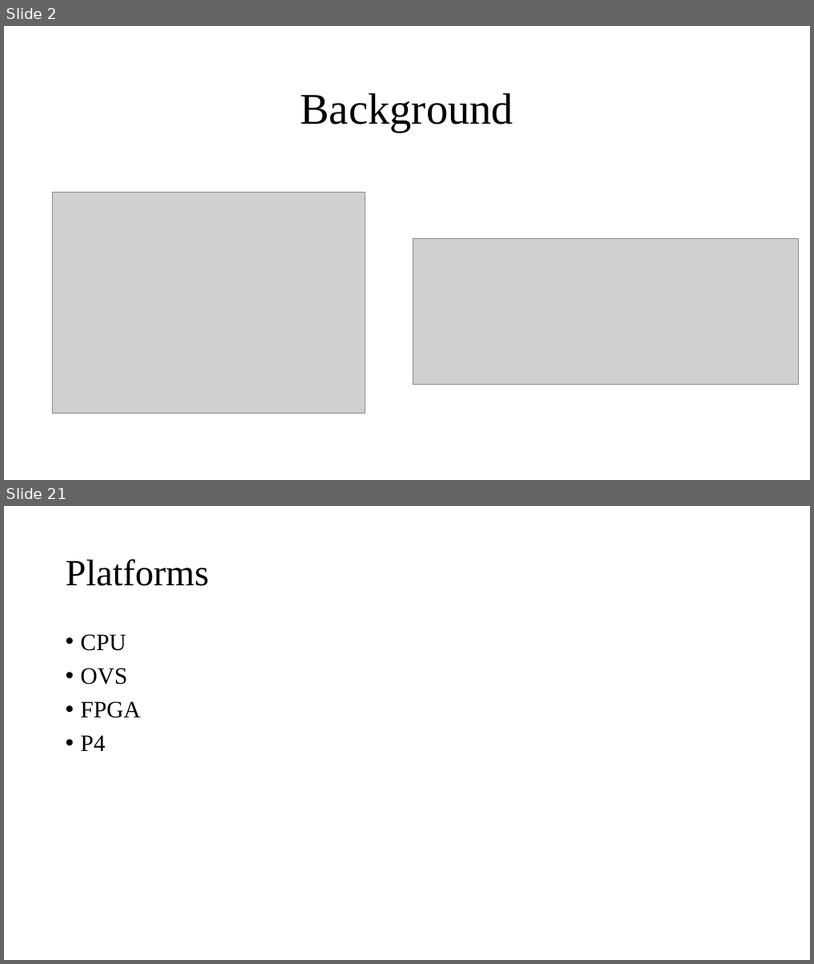
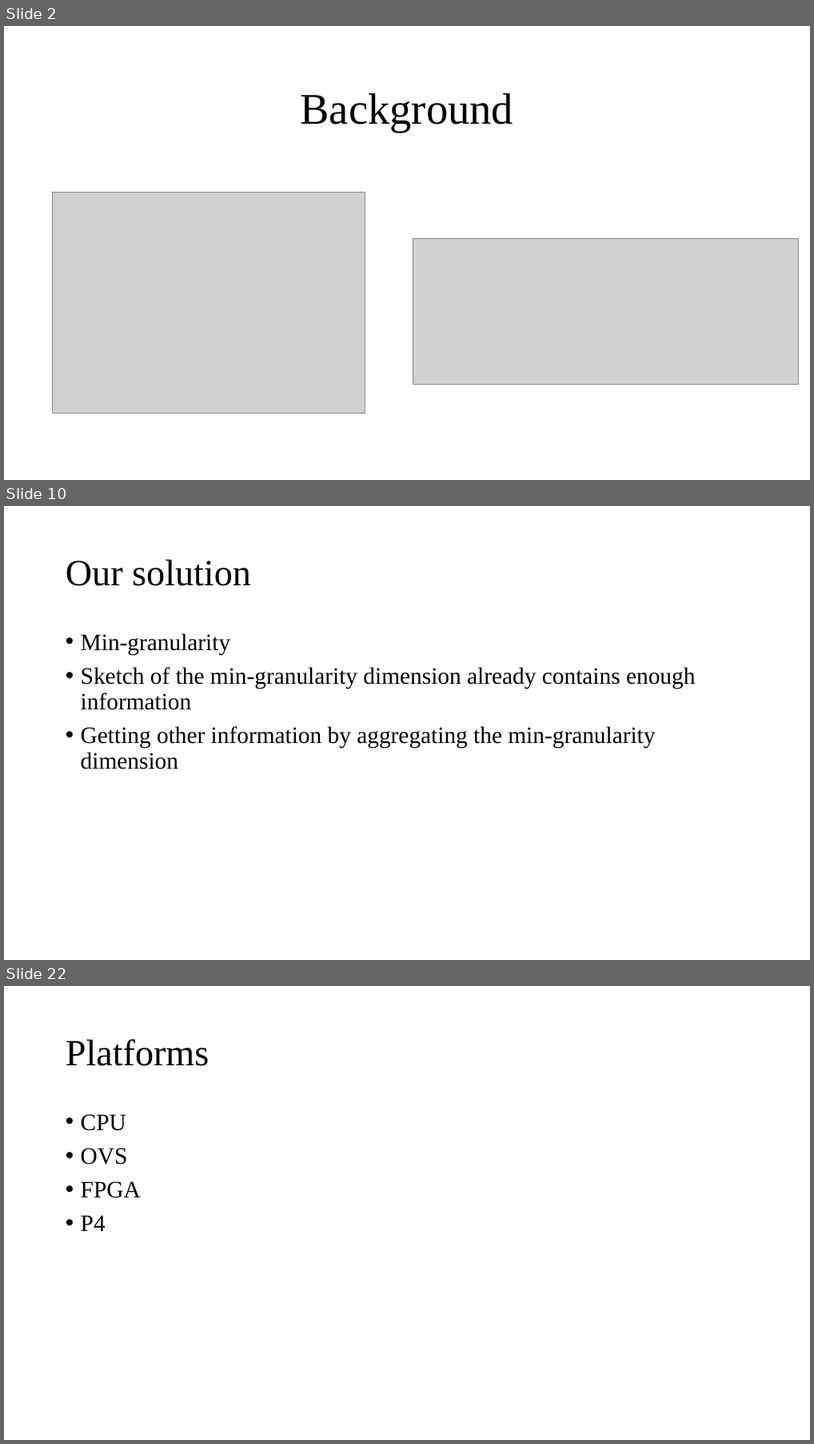
Before and after one commit to Lipox/Dimension, a slide deck: dimensions.pptx. Shown one above the other, each under a label of ours: slides 2 and 21 before the commit, slides 2, 10 and 22 after it; the slides between them are not shown. The pictures are 814x964 and 814x1444 pixels, drawn with LibreOffice and Linux fonts; fonts in the diff are those of the drawing; grey boxes stand for pictures. Boxes give left, top, right and bottom in pixels: in the first picture for what was removed or moved away, otherwise in the second. Text is boxed around its words. In the diff, an @@ line names an element or a change of style, - is before the commit and + after.

```diff
--- a/dimensions.pptx
+++ b/dimensions.pptx
@@ slide 10 added at [4, 506, 810, 960], background #FFFFFF @@
@@ title added at [66, 560, 251, 586], 44 pt, text #000000 @@
+Our solution
@@ text added at [81, 633, 695, 769], 28 pt, text #000000 @@
+• Min-granularity
+• Sketch of the min-granularity dimension already contains enough information
+• Getting other information by aggregating the min-granularity dimension
@@ what was slide 21 is now slide 22 @@
```
Also in this commit, not shown: 5 slides changed, 14 other slides added, 11 slides removed.
